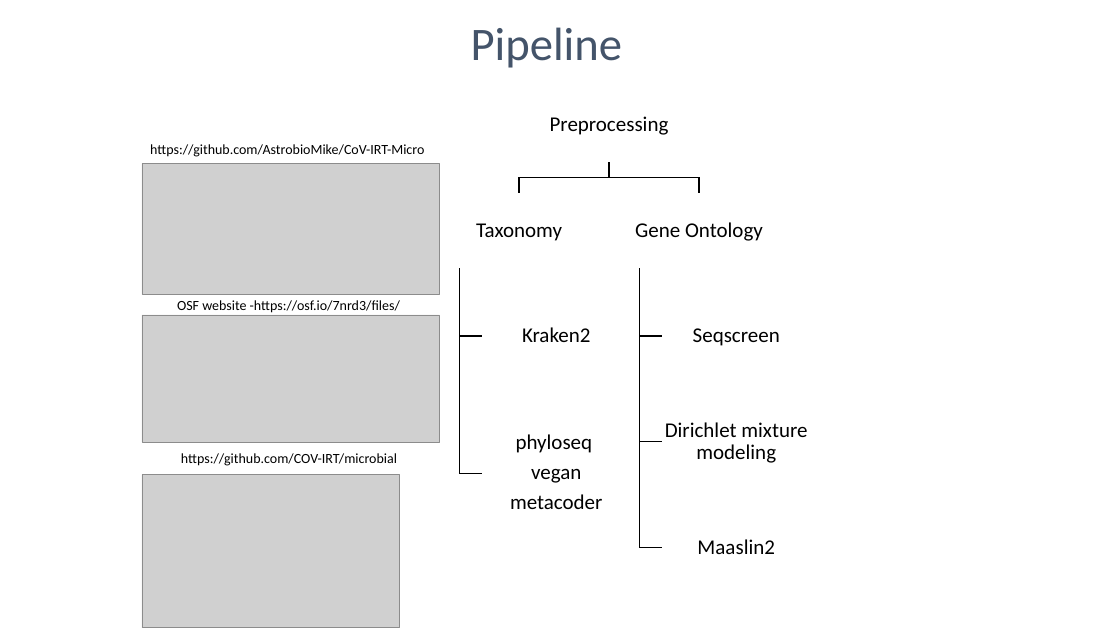
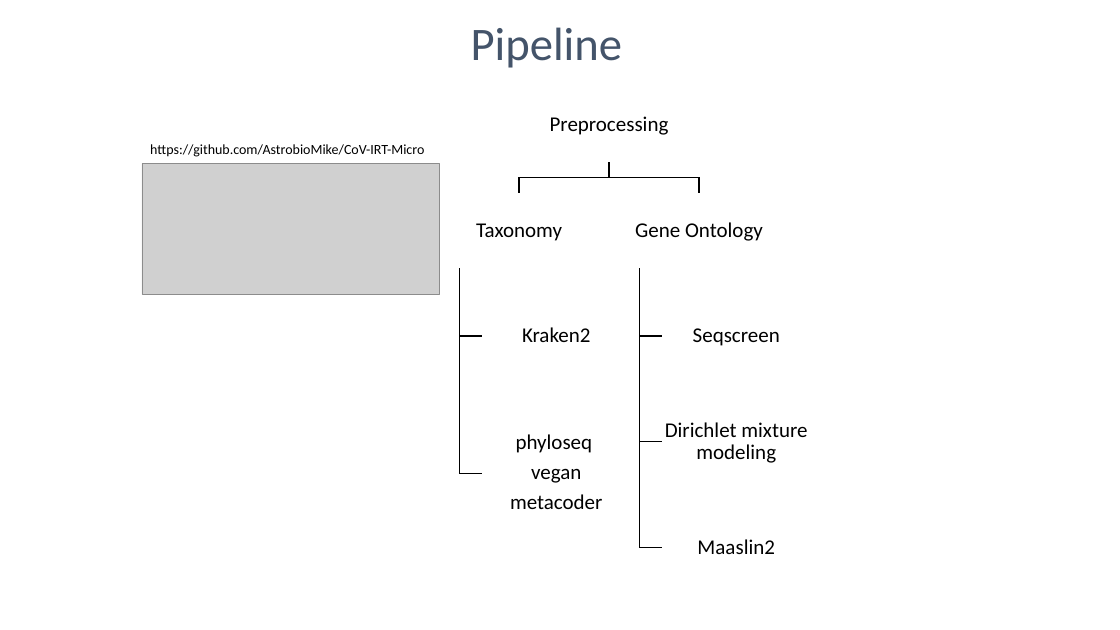
Before and after one commit to COV-IRT/microbial, a slide deck: slide 4 of presentations/COVID19_workshop_presentation_0322022.pptx (slide 3 before the commit). Drawn at 1120x630 pixels with LibreOffice and Linux fonts; fonts in the diff are those of the drawing; grey boxes stand for pictures; background and template pictures are left out. Boxes give left, top, right and bottom in pixels: in the first picture for what was removed or moved away, otherwise in the second. Text is boxed around its words. In the diff, an @@ line names an element or a change of style, - is before the commit and + after.

```diff
--- a/presentations/COVID19_workshop_presentation_0322022.pptx
+++ b/presentations/COVID19_workshop_presentation_0322022.pptx
@@ picture removed at bbox=[142, 315, 439, 442] @@
@@ text removed at bbox=[177, 300, 400, 313] @@
-OSF website -https://osf.io/7nrd3/files/
@@ picture removed at bbox=[142, 475, 399, 628] @@
@@ text removed at bbox=[181, 453, 397, 466] @@
-https://github.com/COV-IRT/microbial
```
Also in this commit, not shown: 3 other slides changed, 1 slide added, 1 other file.
